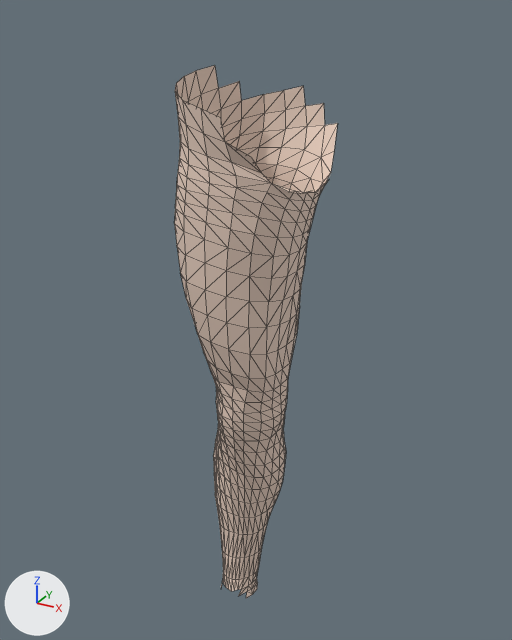
One commit to the glTF model pipeline/components/body_m_leg_l/processed/body_m_leg_l.glb: the scene before it, then after it.
The view is the same before and after, from a 50 mm camera at (0.331, -0.78, 1.001) aimed at (-0.108, 0.018, 0.602). Arrows for +X, +Y and +Z are at lower left; the lights stay in place. The picture after the commit comes second. Mesh edges are drawn as thin lines. Vertices at exactly the same position are counted once.

Objects in the first picture: 'body_leg_l'.
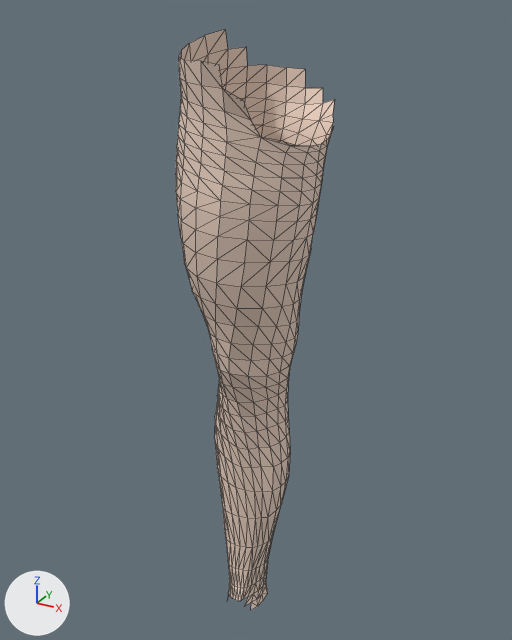
The change, as a diff of the scene's bpy script:
```diff
--- a/pipeline/components/body_m_leg_l/processed/body_m_leg_l.glb.py
+++ b/pipeline/components/body_m_leg_l/processed/body_m_leg_l.glb.py
@@ me_body_leg_l @@
 # used by ob_body_leg_l; location = (0.0, 0.0, 0.0)
-me_body_leg_l.from_pydata(...)  # 594 vertices, 1132 faces; spans x -0.183..-0.01, y -0.117..0.11, z 0.105..0.937
+me_body_leg_l.from_pydata(...)  # 594 vertices, 1132 faces; spans x -0.178..-0.006, y -0.121..0.096, z 0.1..0.979
+# me_body_leg_l part 1: 594 of 594 vertices moved; they spanned x -0.183..-0.01, y -0.117..0.11, z 0.105..0.937 and now span x -0.178..-0.006, y -0.121..0.096, z 0.1..0.979; mean shift (0.006, -0.004, 0.05)
 me_body_leg_l.materials.append(mat_skin)
```

Where the change shows, as pixel boxes [x1, y1, x2, y2] in the pictures (512 x 640 px):
'body_leg_l', reshaped (9% taller): before [174, 65, 338, 598]; after [176, 29, 335, 610]
